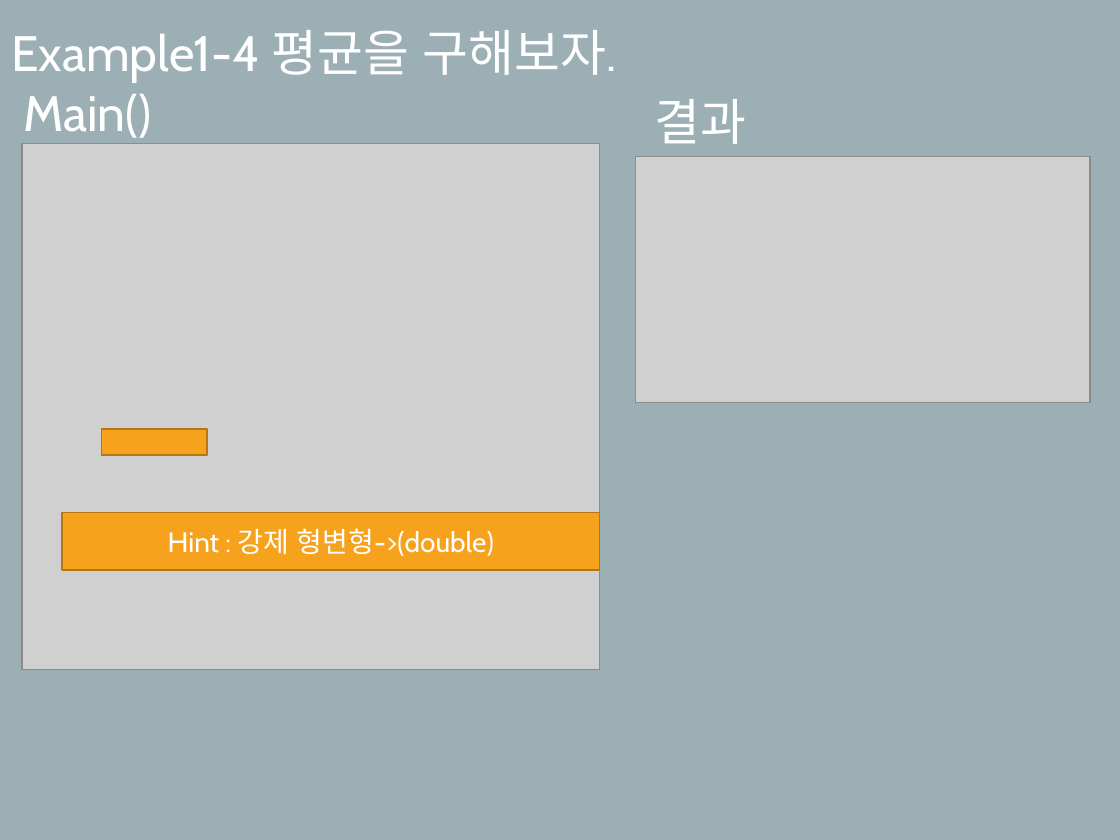
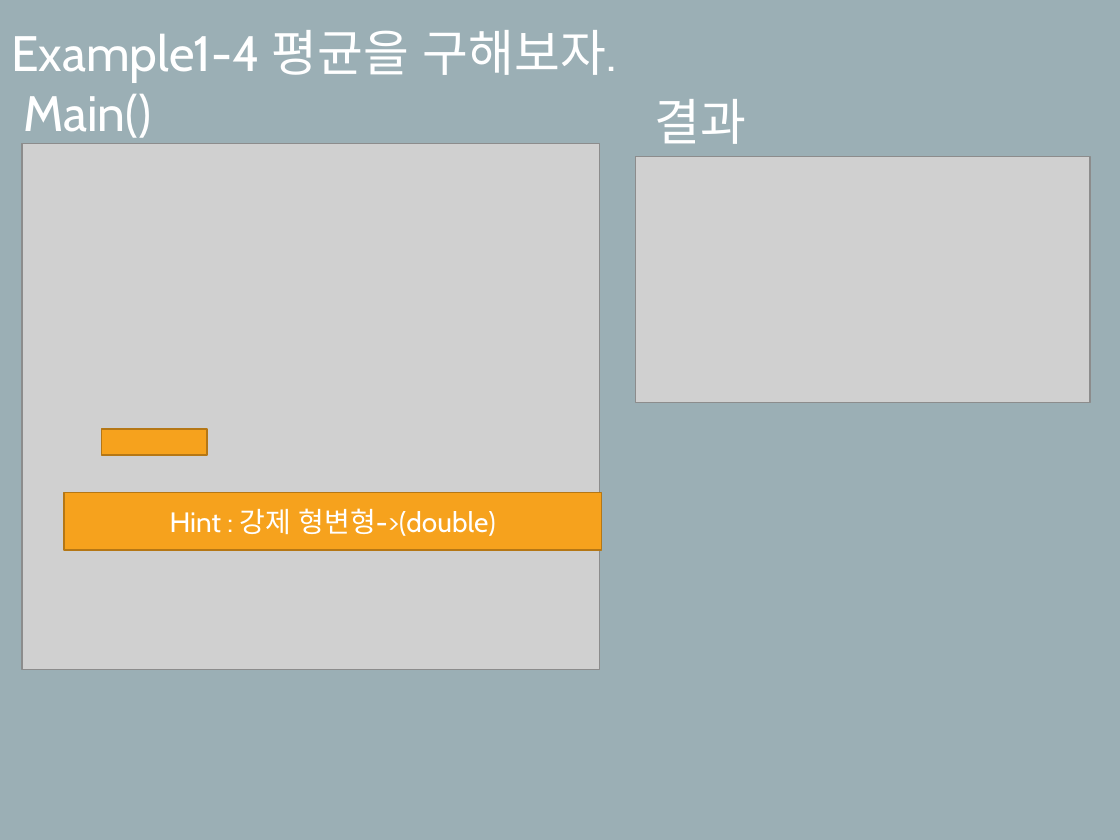
Before and after one commit to SekyuShin/Mentoring, a slide deck: slide 10 of 2019_Mentoring/5_weeks/멘토링_5주차.pptx. Drawn at 1120x840 pixels with LibreOffice and Linux fonts; fonts in the diff are those of the drawing; grey boxes stand for pictures. Boxes give left, top, right and bottom in pixels: in the first picture for what was removed or moved away, otherwise in the second. Text is boxed around its words. In the diff, an @@ line names an element or a change of style, - is before the commit and + after.

```diff
--- a/2019_Mentoring/5_weeks/멘토링_5주차.pptx
+++ b/2019_Mentoring/5_weeks/멘토링_5주차.pptx
@@ rectangle "Hint : 강제 형변형->(double)": place and size @@
-rectangle "Hint : 강제 형변형->(double)" at [63, 513, 600, 570]
+rectangle "Hint : 강제 형변형->(double)" at [64, 493, 601, 550]
```
Also in this commit, not shown: 4 other slides changed.
